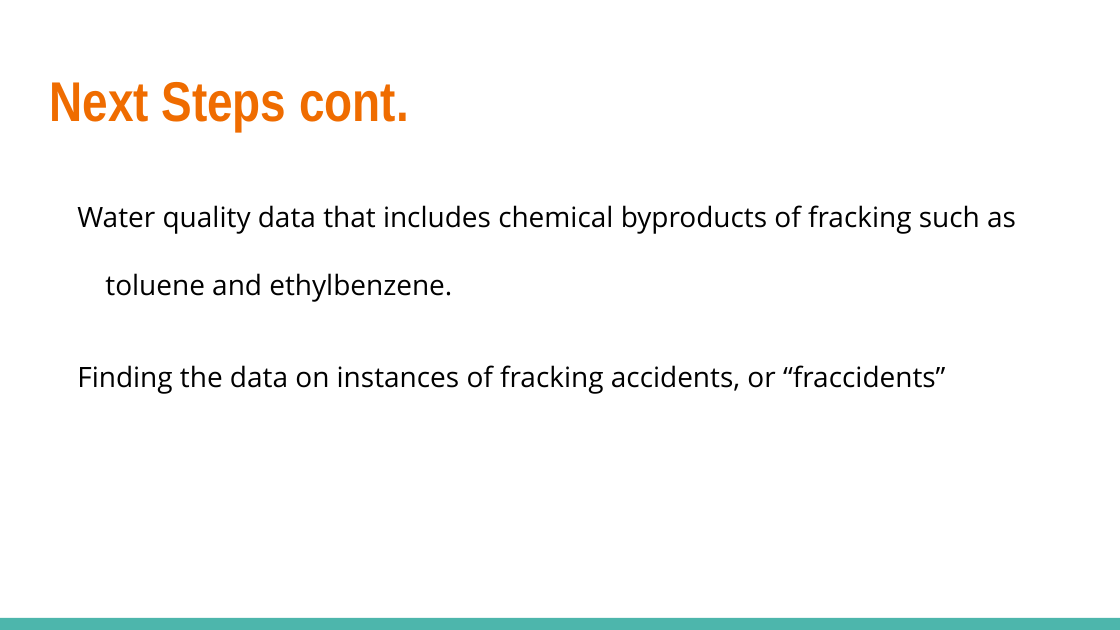
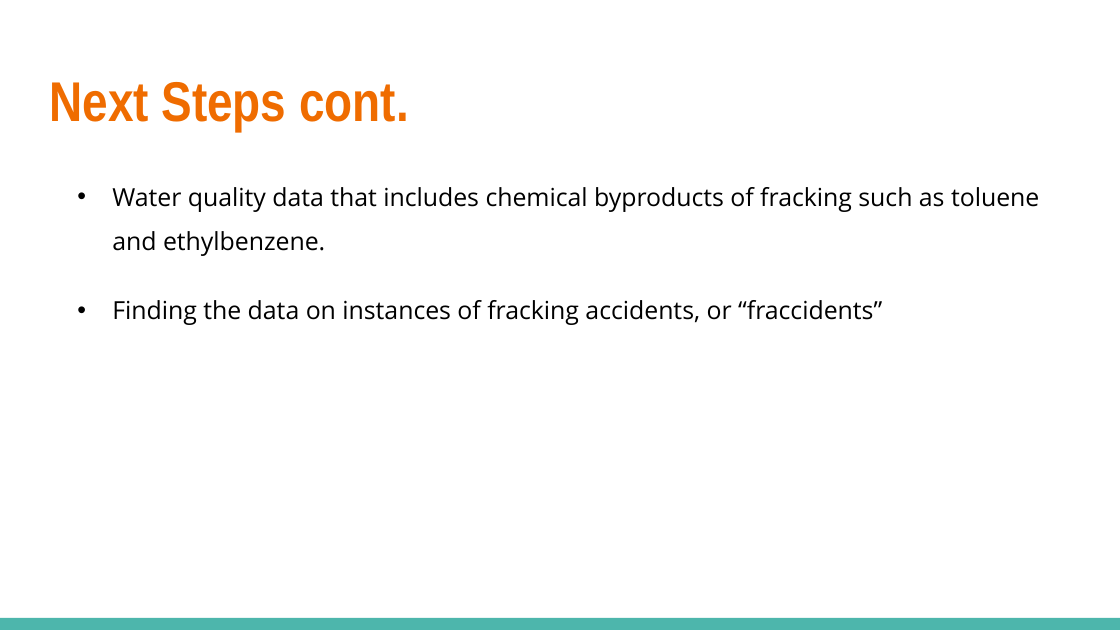
Before and after one commit to dillonthederp/Wolverines, a slide deck: slide 15 of Wolverines PowerPoint.pptx. Drawn at 1120x630 pixels with LibreOffice and Linux fonts; fonts in the diff are those of the drawing. Boxes give left, top, right and bottom in pixels: in the first picture for what was removed or moved away, otherwise in the second. Text is boxed around its words. In the diff, an @@ line names an element or a change of style, - is before the commit and + after.

Commit message:
Fixed formatting problems

```diff
--- a/Wolverines PowerPoint.pptx
+++ b/Wolverines PowerPoint.pptx
@@ text "Water quality data that includes ..." at [112, 187, 1039, 325]: size 18 to 16 pt; bullet none to •; line spacing 2 to 1.5; less space between paragraphs @@
```
Also in this commit, not shown: 13 other slides changed.
